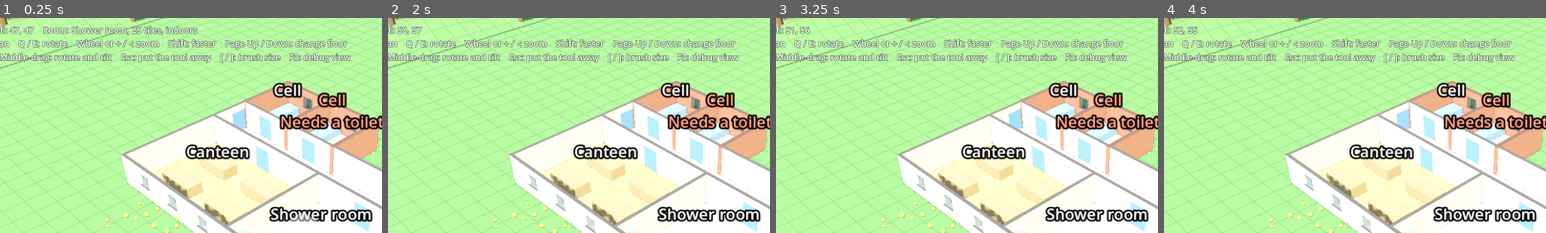
Above: before the commit, frames 1-4 (left to right).
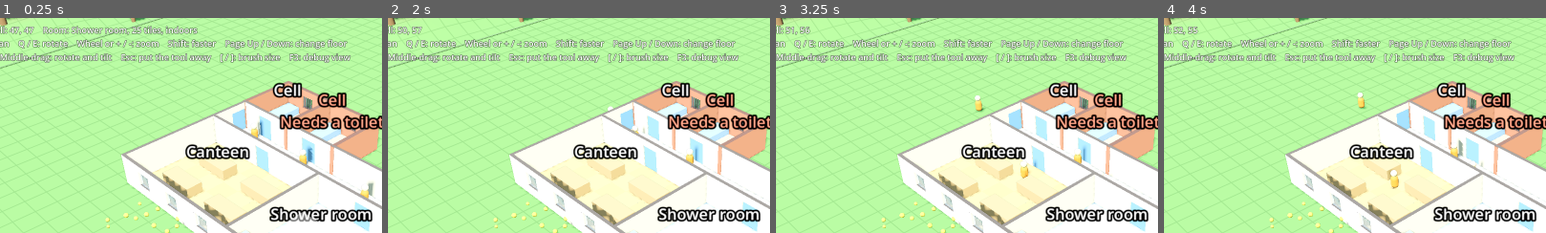
Above: after the commit, the same moments.

Repository: MattA-Official/cosy-sims
Game: Godot game, scene res://games/prison/main.tscn
Two runs of this game, one before a commit and one after it. Both use one fixed random seed, a clock stepped at 60 frames per second and the inputs below.
Inputs:
- Up to frame 1 (0.25 s): no input
- Up to frame 2 (2 s): click "1 Room" at 0.5 s; click "Concrete" at 1.25 s
- Up to frame 3 (3.25 s): click "Tiles" at 2 s; click "Wood" at 2.75 s
- Up to frame 4 (4 s): click "Paving (outdoor)" at 3.5 s
The pictures show only the part of the screen within x 10-60%, y 0-50%; the shares and areas given below are measured in that part.

The runs differ from the first frame. In frame 1, 0.5% of the frame differs, in the area x 65-98%, y 47-84%; in frame 2, 0.2%; in frame 3, 0.4%; in frame 4, 0.5%.

Commit message:
Add people who walk about and see to their needs
People have sleep, hunger and hygiene needs (NeedDef resources) that run
down over time. Once one drops below 40 they walk to the nearest free bed,
table or shower that they can reach, use it until the need is met, and
carry on; with nothing pressing they wander. Six prisoners start in the
sample prison.

Co-Authored-By: Claude Opus 5.5 (1M context) <noreply@anthropic.com>
Claude-Session: https://claude.ai/code/session_01FiqdRz9WaxmHjsNUyKgZiE

Diff:
--- a/core/people/nav_graph.gd
+++ b/core/people/nav_graph.gd
@@ -64,6 +64,18 @@
 	return _ids.get(Vector4i(level, cell.x, cell.y, -1), -1)
 
 
+## A random spot people can stand on, on a level, within `radius` tiles of
+## `near`, or null if none turned up.
+func random_spot(level: int, near: Vector2, radius: float, rng: RandomNumberGenerator) -> Variant:
+	for attempt in 12:
+		var spot := near + Vector2(rng.randf_range(-radius, radius), rng.randf_range(-radius, radius))
+		var id := point_at(level, spot)
+		if id != -1:
+			var p := position_of(id)
+			return Vector2(p.x, p.z)
+	return null
+
+
 ## The level a point is on.
 func level_of(id: int) -> int:
 	return _levels.get(id, 0)
@@ -75,8 +87,12 @@
 
 ## A walk from one spot to another, as positions to head for in turn, or
 ## [] if there is no way there. Straight stretches with nothing in the way
-## are taken in one go rather than tile by tile.
-func find_path(from_level: int, from: Vector2, to_level: int, to: Vector2) -> Array[Vector3]:
+## are taken in one go rather than tile by tile. `levels` and
+## `on_surface`, if given, are filled with each position's level and
+## whether it is on floor or ground (rather than stairs, a lift or a built
+## path).
+func find_path(from_level: int, from: Vector2, to_level: int, to: Vector2,
+		levels: Array[int] = [], on_surface: Array[bool] = []) -> Array[Vector3]:
 	var start := point_at(from_level, from)
 	var goal := point_at(to_level, to)
 	var out: Array[Vector3] = []
@@ -96,7 +112,21 @@
 		i = j
 	for id in kept:
 		out.append(position_of(id))
+		levels.append(level_of(id))
+		on_surface.append(_is_surface(id))
 	return out
+
+
+## The height of the floor or ground people stand on at a spot, or NAN if
+## they cannot stand there.
+func height_at(level: int, spot: Vector2) -> float:
+	var id := point_at(level, spot)
+	if id == -1:
+		return NAN
+	var map := _building.levels.get(level) as BuildingMap
+	if map != null and map.has_floor(Vector2i(spot.floor())):
+		return _floor_height(map, spot)
+	return _ground(spot)
 
 
 ## Can people walk straight from one point to another? Both must be floor
--- /dev/null
+++ b/core/people/need_def.gd
@@ -0,0 +1,16 @@
+class_name NeedDef
+extends Resource
+## Something people need, such as sleep, and the kind of object that meets
+## it. Needs run from 100 (met) down to 0, and people go to see to the
+## lowest once it drops below the line.
+
+@export var id: StringName
+@export var display_name: String
+## Objects with this tag see to the need, such as "bed" for sleep.
+@export var object_tag: StringName
+## What people are doing while they use the object, such as "Sleeping".
+@export var doing: String
+## Points lost per second.
+@export var decay := 0.4
+## Seconds it takes to see to it from empty.
+@export var use_seconds := 20.0
--- /dev/null
+++ b/core/people/people.gd
@@ -0,0 +1,360 @@
+class_name People
+extends Node3D
+## Everyone walking about, and what they decide to do. Each person's needs
+## run down over time; once one drops below the line they walk to the
+## nearest free object that sees to it, use it, and carry on. With nothing
+## pressing they wander. The walking graph is rebuilt whenever the build,
+## the paths or the ground change.
+
+signal person_added(person: Person)
+signal person_removed(person: Person)
+
+## Needs below this send people off to see to them.
+const NEED_LINE := 40.0
+## Seconds before trying again for a need nothing could be found for.
+const RETRY_SECONDS := 8.0
+const FIRST_NAMES: Array[String] = ["Alfie", "Bea", "Cass", "Dot", "Eli", "Fen", "Gus", "Hattie",
+		"Ivo", "Jude", "Kit", "Lou", "Mo", "Nell", "Ozzy", "Pip", "Quin", "Rory", "Sid", "Tess",
+		"Uma", "Vic", "Wren", "Zak"]
+const SURNAMES: Array[String] = ["Abbott", "Blythe", "Crumb", "Dimble", "Ellery", "Fitch", "Goodbody",
+		"Hobbs", "Inchley", "Jolly", "Kettle", "Lark", "Muddle", "Nutt", "Oddie", "Puddick",
+		"Quill", "Rumbold", "Scrope", "Tuttle"]
+
+@export var terrain: Terrain
+## Walking speed in tiles a second.
+@export var speed := 1.4
+@export var body_colour := Color(0.95, 0.55, 0.2)
+@export var head_colour := Color(0.96, 0.82, 0.68)
+
+var building: Building:
+	set(value):
+		building = value
+		if building != null:
+			building.changed.connect(mark_dirty)
+			building.active_changed.connect(func(_level: int) -> void: _update_visibility())
+		mark_dirty()
+var paths: PathNetwork:
+	set(value):
+		paths = value
+		if paths != null:
+			paths.changed.connect(mark_dirty)
+		mark_dirty()
+var needs: Array[NeedDef] = []
+var people: Array[Person] = []
+var graph: NavGraph
+## Stops everyone, for looking at things in the inspector.
+var paused := false
+
+var _dirty := true
+var _next_id := 1
+var _rng := RandomNumberGenerator.new()
+## (level, object id): the person using or heading for it.
+var _claimed: Dictionary[Vector2i, Person] = {}
+var _bodies: Dictionary[Person, Node3D] = {}
+
+
+func _ready() -> void:
+	if terrain != null:
+		terrain.changed.connect(mark_dirty)
+
+
+func _process(delta: float) -> void:
+	if not paused:
+		step(delta)
+	_update_bodies()
+
+
+func mark_dirty() -> void:
+	_dirty = true
+
+
+## The walking graph, rebuilt first if anything has changed.
+func nav() -> NavGraph:
+	if _dirty or graph == null:
+		_dirty = false
+		graph = NavGraph.build(building, paths, terrain)
+	return graph
+
+
+## Adds someone standing at a spot on a level. Returns null if nobody can
+## stand there.
+func add_person(level: int, spot: Vector2, person_name := "") -> Person:
+	var height := nav().height_at(level, spot)
+	if is_nan(height):
+		return null
+	var person := Person.new()
+	person.id = _next_id
+	_next_id += 1
+	person.name = person_name if not person_name.is_empty() else "%s %s" % [
+			FIRST_NAMES[_rng.randi() % FIRST_NAMES.size()], SURNAMES[_rng.randi() % SURNAMES.size()]]
+	person.level = level
+	person.position = Vector3(spot.x, height, spot.y)
+	for def in needs:
+		person.needs[def.id] = _rng.randf_range(55.0, 100.0)
+	people.append(person)
+	person_added.emit(person)
+	return person
+
+
+func remove_person(person: Person) -> void:
+	_release(person)
+	people.erase(person)
+	if _bodies.has(person):
+		_bodies[person].queue_free()
+		_bodies.erase(person)
+	person_removed.emit(person)
+
+
+## Sends someone to a spot, dropping whatever they were doing. Returns
+## false if they cannot get there.
+func send(person: Person, level: int, spot: Vector2) -> bool:
+	_stop(person)
+	if not _walk_to(person, level, spot):
+		person.activity = "Can't get there"
+		return false
+	person.activity = "Walking where you sent them"
+	person.timer = 4.0
+	return true
+
+
+## Moves everyone on by `delta` seconds.
+func step(delta: float) -> void:
+	nav()
+	for person in people.duplicate():
+		_think(person, delta)
+
+
+func need_def(id: StringName) -> NeedDef:
+	for def in needs:
+		if def.id == id:
+			return def
+	return null
+
+
+## The object someone is heading for or using, or null.
+func target_object(person: Person) -> BuildingMap.PlacedObject:
+	if not person.has_target():
+		return null
+	var map := building.levels.get(person.target.x) as BuildingMap
+	return map.objects.get(person.target.y) if map != null else null
+
+
+## Who is using or heading for an object, or null.
+func user_of(level: int, object_id: int) -> Person:
+	return _claimed.get(Vector2i(level, object_id))
+
+
+func _think(person: Person, delta: float) -> void:
+	# Needs run down, except the one being seen to.
+	for need: StringName in person.needs:
+		var def := need_def(need)
+		if def == null:
+			continue
+		if person.state == Person.State.USING and person.target_need == need:
+			person.needs[need] = minf(100.0, person.needs[need] + 100.0 / maxf(def.use_seconds, 0.1) * delta)
+		else:
+			person.needs[need] = maxf(0.0, person.needs[need] - def.decay * delta)
+	for need: StringName in person.gave_up.keys():
+		person.gave_up[need] -= delta
+		if person.gave_up[need] <= 0.0:
+			person.gave_up.erase(need)
+	if person.has_target() and target_object(person) == null:
+		_stop(person) # The object went while they were on their way.
+	match person.state:
+		Person.State.WALKING:
+			_walk(person, delta)
+		Person.State.USING:
+			if person.needs[person.target_need] >= 99.9:
+				_finish_using(person)
+		Person.State.IDLE:
+			person.timer -= delta
+			var need := person.most_pressing(NEED_LINE)
+			if need != &"":
+				_seek(person, need)
+			elif person.timer <= 0.0:
+				_wander(person)
+
+
+## Heads for the nearest free object that sees to a need.
+func _seek(person: Person, need: StringName) -> void:
+	var def := need_def(need)
+	var candidates: Array = [] # [score, level, object]
+	for n: int in building.levels:
+		for placed: BuildingMap.PlacedObject in building.levels[n].objects.values():
+			if def.object_tag in placed.def.tags and not _claimed.has(Vector2i(n, placed.id)):
+				var score := placed.centre.distance_to(person.flat()) + absi(n - person.level) * 12.0
+				candidates.append([score, n, placed])
+	candidates.sort_custom(func(a: Array, b: Array) -> bool: return a[0] < b[0])
+	for entry: Array in candidates.slice(0, 5):
+		var n: int = entry[1]
+		var placed: BuildingMap.PlacedObject = entry[2]
+		for spot in _spots_beside(n, placed, person.flat()):
+			if _walk_to(person, n, spot):
+				person.target = Vector2i(n, placed.id)
+				person.target_need = need
+				_claimed[person.target] = person
+				person.activity = "Going to a %s for %s" % [placed.def.display_name.to_lower(),
+						def.display_name.to_lower()]
+				return
+	person.gave_up[need] = RETRY_SECONDS
+	person.activity = ("Can't find a free %s" if candidates.is_empty() else "Can't reach a %s") \
+			% def.object_tag
+	person.timer = 2.0
+
+
+func _wander(person: Person) -> void:
+	var spot: Variant = nav().random_spot(person.level, person.flat(), 6.0, _rng)
+	if spot != null and _walk_to(person, person.level, spot):
+		person.activity = "Wandering"
+	person.timer = _rng.randf_range(2.0, 6.0)
+
+
+## Tiles beside an object people could stand on to use it, nearest to
+## `from` first.
+func _spots_beside(level: int, placed: BuildingMap.PlacedObject, from: Vector2) -> Array[Vector2]:
+	var out: Array[Vector2] = []
+	for cell in BuildingMap.cells_under(placed.rect.grow(0.8)):
+		var spot := Vector2(cell) + Vector2(0.5, 0.5)
+		if placed.rect.grow(-0.05).has_point(spot) or nav().point_at(level, spot) == -1:
+			continue
+		out.append(spot)
+	out.sort_custom(func(a: Vector2, b: Vector2) -> bool:
+		return a.distance_to(placed.centre) + a.distance_to(from) * 0.1 \
+				< b.distance_to(placed.centre) + b.distance_to(from) * 0.1)
+	return out.slice(0, 4)
+
+
+func _walk_to(person: Person, level: int, spot: Vector2) -> bool:
+	var levels: Array[int] = []
+	var surface: Array[bool] = []
+	var route := nav().find_path(person.level, person.flat(), level, spot, levels, surface)
+	if route.is_empty():
+		return false
+	person.route = route
+	person.route_levels = levels
+	person.route_on_surface = surface
+	person.state = Person.State.WALKING
+	return true
+
+
+func _walk(person: Person, delta: float) -> void:
+	var budget := speed * delta
+	while budget > 0.0 and not person.route.is_empty():
+		var next := person.route[0]
+		var here := person.flat()
+		var there := Vector2(next.x, next.z)
+		var gap := here.distance_to(there)
+		if gap <= budget:
+			budget -= gap
+			person.position = next
+			person.level = person.route_levels[0]
+			person.route.pop_front()
+			person.route_levels.pop_front()
+			person.route_on_surface.pop_front()
+			continue
+		var moved := here.move_toward(there, budget)
+		budget = 0.0
+		# On floor or ground, stand on it; on stairs and bridges, climb
+		# steadily from one point to the next.
+		var height := NAN
+		if not person.route_on_surface.is_empty() and person.route_on_surface[0] \
+				and person.route_levels[0] == person.level:
+			height = nav().height_at(person.level, moved)
+		if is_nan(height):
+			height = lerpf(person.position.y, next.y, 1.0 - moved.distance_to(there) / maxf(gap, 0.001))
+		person.position = Vector3(moved.x, height, moved.y)
+	if person.route.is_empty():
+		_arrive(person)
+
+
+func _arrive(person: Person) -> void:
+	var placed := target_object(person)
+	if placed == null:
+		person.state = Person.State.IDLE
+		person.activity = "Standing about"
+		return
+	person.stand_spot = person.position
+	person.state = Person.State.USING
+	var map := building.levels[person.target.x]
+	person.position = Vector3(placed.centre.x, map.floor_height(Vector2i(placed.centre.floor()))
+			+ placed.def.height * 0.6, placed.centre.y)
+	var def := need_def(person.target_need)
+	person.activity = def.doing if def != null else "Busy"
+
+
+func _finish_using(person: Person) -> void:
+	person.position = person.stand_spot
+	_release(person)
+	person.state = Person.State.IDLE
+	person.activity = "Standing about"
+	person.timer = 1.0
+
+
+## Drops whatever someone was doing, stepping off any object they were on.
+func _stop(person: Person) -> void:
+	if person.state == Person.State.USING:
+		person.position = person.stand_spot
+	_release(person)
+	person.route.clear()
+	person.route_levels.clear()
+	person.route_on_surface.clear()
+	person.state = Person.State.IDLE
+	person.activity = "Standing about"
+
+
+func _release(person: Person) -> void:
+	if person.has_target() and _claimed.get(person.target) == person:
+		_claimed.erase(person.target)
+	person.target_need = &""
+
+
+func _update_bodies() -> void:
+	var cs := terrain.cell_size if terrain != null else 1.0
+	for person in people:
+		var body: Node3D = _bodies.get(person)
+		if body == null:
+			body = _make_body()
+			_bodies[person] = body
+			add_child(body)
+		body.position = Vector3(person.position.x * cs, person.position.y, person.position.z * cs)
+		if not person.route.is_empty():
+			var ahead := Vector2(person.route[0].x, person.route[0].z) - person.flat()
+			if ahead.length() > 0.01:
+				body.rotation.y = atan2(-ahead.x, -ahead.y)
+	_update_visibility()
+
+
+## People above the level being looked at are hidden, like the floors.
+func _update_visibility() -> void:
+	var active := building.active if building != null else 0
+	for person: Person in _bodies:
+		_bodies[person].visible = person.level <= active
+
+
+## A little placeholder person, about 0.9 m tall: a rounded body and a head.
+func _make_body() -> Node3D:
+	var root := Node3D.new()
+	var body := MeshInstance3D.new()
+	var capsule := CapsuleMesh.new()
+	capsule.radius = 0.17
+	capsule.height = 0.62
+	body.mesh = capsule
+	body.position.y = 0.31
+	body.material_override = _flat_material(body_colour)
+	root.add_child(body)
+	var head := MeshInstance3D.new()
+	var sphere := SphereMesh.new()
+	sphere.radius = 0.15
+	sphere.height = 0.3
+	head.mesh = sphere
+	head.position.y = 0.74
+	head.material_override = _flat_material(head_colour)
+	root.add_child(head)
+	return root
+
+
+func _flat_material(colour: Color) -> StandardMaterial3D:
+	var material := StandardMaterial3D.new()
+	material.albedo_color = colour
+	material.roughness = 0.8
+	return material
--- /dev/null
+++ b/core/people/person.gd
@@ -0,0 +1,50 @@
+class_name Person
+extends RefCounted
+## One person: where they are, what they need, and what they are doing.
+## People moves and decides for them; this is just their state.
+
+enum State { IDLE, WALKING, USING }
+
+var id := 0
+var name := ""
+var level := 0
+## Tile units across the ground, metres up.
+var position := Vector3.ZERO
+## Each need's id: how met it is, from 0 to 100.
+var needs: Dictionary[StringName, float] = {}
+var state := State.IDLE
+## What they are doing, in words, for the inspector.
+var activity := "Standing about"
+
+## The positions still to walk to, with each one's level and whether it
+## is on floor or ground.
+var route: Array[Vector3] = []
+var route_levels: Array[int] = []
+var route_on_surface: Array[bool] = []
+## The object they are heading for or using, as (level, object id), and
+## the need it is for.
+var target := Vector2i(0, 0)
+var target_need: StringName = &""
+## Where they stood before stepping onto the object.
+var stand_spot := Vector3.ZERO
+## Seconds left: using an object, or waiting before wandering again.
+var timer := 0.0
+## Needs nothing could be found for, with seconds before trying again.
+var gave_up: Dictionary[StringName, float] = {}
+
+
+func flat() -> Vector2:
+	return Vector2(position.x, position.z)
+
+
+func has_target() -> bool:
+	return target_need != &""
+
+
+## The lowest need below `line`, or &"" if all are fine.
+func most_pressing(line: float) -> StringName:
+	var best: StringName = &""
+	for need: StringName in needs:
+		if needs[need] < line and not gave_up.has(need) and (best == &"" or needs[need] < needs[best]):
+			best = need
+	return best
--- /dev/null
+++ b/games/prison/catalogue/need_hunger.tres
@@ -0,0 +1,12 @@
+[gd_resource type="Resource" script_class="NeedDef" load_steps=2 format=3]
+
+[ext_resource type="Script" path="res://core/people/need_def.gd" id="1_def"]
+
+[resource]
+script = ExtResource("1_def")
+id = &"hunger"
+display_name = "Hunger"
+object_tag = &"table"
+doing = "Eating"
+decay = 0.4
+use_seconds = 15.0
--- /dev/null
+++ b/games/prison/catalogue/need_hygiene.tres
@@ -0,0 +1,12 @@
+[gd_resource type="Resource" script_class="NeedDef" load_steps=2 format=3]
+
+[ext_resource type="Script" path="res://core/people/need_def.gd" id="1_def"]
+
+[resource]
+script = ExtResource("1_def")
+id = &"hygiene"
+display_name = "Hygiene"
+object_tag = &"shower"
+doing = "Showering"
+decay = 0.33
+use_seconds = 12.0
--- /dev/null
+++ b/games/prison/catalogue/need_sleep.tres
@@ -0,0 +1,12 @@
+[gd_resource type="Resource" script_class="NeedDef" load_steps=2 format=3]
+
+[ext_resource type="Script" path="res://core/people/need_def.gd" id="1_def"]
+
+[resource]
+script = ExtResource("1_def")
+id = &"sleep"
+display_name = "Sleep"
+object_tag = &"bed"
+doing = "Sleeping"
+decay = 0.25
+use_seconds = 40.0
--- a/games/prison/main.gd
+++ b/games/prison/main.gd
@@ -20,6 +20,7 @@
 ## The ground level's map. Other levels are in `building`.
 var map: BuildingMap
 var paths := PathNetwork.new()
+var people := People.new()
 ## One BuildingView per level, by level number.
 var views: Dictionary[int, BuildingView] = {}
 
@@ -58,6 +59,17 @@
 	if build_sample_layout:
 		SampleLayout.build(map, layout_origin)
 	StartingLandscape.plant(foliage, terrain, map, layout_origin)
+
+	# People walk the build; a few prisoners start out in the corridor.
+	people.name = "People"
+	people.terrain = terrain
+	people.needs = PrisonCatalogue.NEEDS
+	people.building = building
+	people.paths = paths
+	grid.add_child(people)
+	if build_sample_layout:
+		for i in 6:
+			people.add_person(0, Vector2(layout_origin) + Vector2(1.5 + i * 1.7, 3.5 + (i % 2)))
 
 	camera_rig.bounds = grid.world_rect()
 	camera_rig.position = grid.centre()
--- a/games/prison/prison_catalogue.gd
+++ b/games/prison/prison_catalogue.gd
@@ -39,6 +39,13 @@
 	preload("res://games/prison/catalogue/path_road.tres"),
 ]
 
+## What prisoners need, and the objects that see to it.
+const NEEDS: Array[NeedDef] = [
+	preload("res://games/prison/catalogue/need_sleep.tres"),
+	preload("res://games/prison/catalogue/need_hunger.tres"),
+	preload("res://games/prison/catalogue/need_hygiene.tres"),
+]
+
 const ROOM_TYPES: Array[RoomTypeDef] = [
 	preload("res://games/prison/catalogue/room_cell.tres"),
 	preload("res://games/prison/catalogue/room_canteen.tres"),
--- a/tests/test_runner.gd
+++ b/tests/test_runner.gd
@@ -24,6 +24,7 @@
 	_test_ramps()
 	_test_stair_builder()
 	_test_nav_graph()
+	_test_people()
 	_test_angled_walls()
 	_test_path_profile()
 	_test_foliage()
@@ -841,6 +842,43 @@
 	links = building.links()
 	_check(links.size() == 2 and links[0].kind == Building.Link.Kind.LIFT,
 			"lifts stacked up link")
+
+
+func _test_people() -> void:
+	var building := Building.new(Rect2i(0, 0, 20, 20), PrisonCatalogue.FLOORS, PrisonCatalogue.WALLS)
+	var map := building.ground()
+	map.build_room(Rect2i(2, 2, 8, 5), &"concrete", &"brick", 0.0)
+	map.place_object(PrisonCatalogue.object(&"bed"), Vector2(8, 2), 0)
+	var people := People.new()
+	people.needs = PrisonCatalogue.NEEDS
+	people.building = building
+	var sleepy := people.add_person(0, Vector2(3.5, 5.5), "Test Person")
+	_check(sleepy != null and sleepy.needs.size() == 3, "people start with every need")
+	_check(people.add_person(0, Vector2(15.5, 15.5)) != null, "people can stand on open ground")
+	sleepy.needs[&"sleep"] = 10.0
+	sleepy.needs[&"hunger"] = 100.0
+	sleepy.needs[&"hygiene"] = 100.0
+	people.step(0.1)
+	_check(sleepy.state == Person.State.WALKING and sleepy.activity.contains("bed"), "a sleepy person heads for a bed")
+	for i in 100:
+		people.step(0.1)
+	_check(sleepy.state == Person.State.USING and sleepy.activity == "Sleeping", "and sleeps in it")
+	for i in 450:
+		people.step(0.1)
+	_check(sleepy.state != Person.State.USING and sleepy.needs[&"sleep"] > 90.0, "and gets up rested")
+	sleepy.needs[&"hunger"] = 5.0
+	people.step(0.1)
+	_check(sleepy.activity == "Can't find a free table", "with no table, they say so")
+	_check(people.send(sleepy, 0, Vector2(15.5, 15.5)) == false and sleepy.activity == "Can't get there",
+			"people can't be sent through walls")
+	map.set_door(BuildingMap.edge_between(Vector2i(5, 6), Vector2i(5, 7)), true)
+	_check(people.send(sleepy, 0, Vector2(15.5, 15.5)), "but can go out of a door")
+	for i in 200:
+		people.step(0.1)
+	_check(sleepy.flat().distance_to(Vector2(15.5, 15.5)) < 6.5, "and walk out over the ground")
+	people.remove_person(sleepy)
+	_check(people.people.size() == 1, "people can be removed")
+	people.free()
 
 
 func _test_nav_graph() -> void:
Not shown, added: core/people/need_def.gd.uid
Not shown, added: core/people/people.gd.uid
Not shown, added: core/people/person.gd.uid
